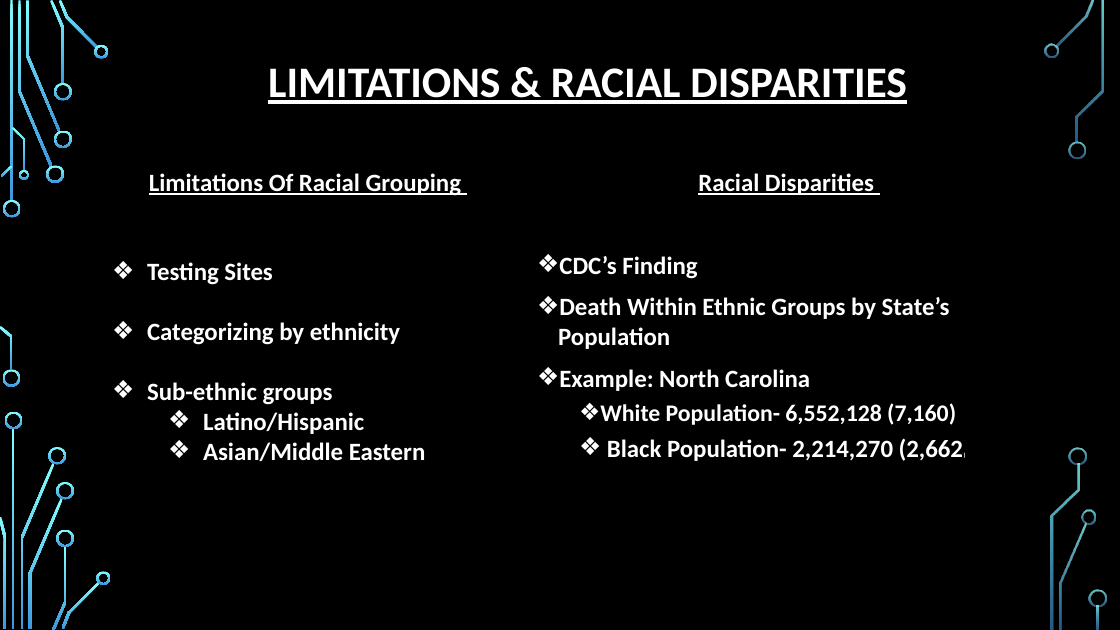
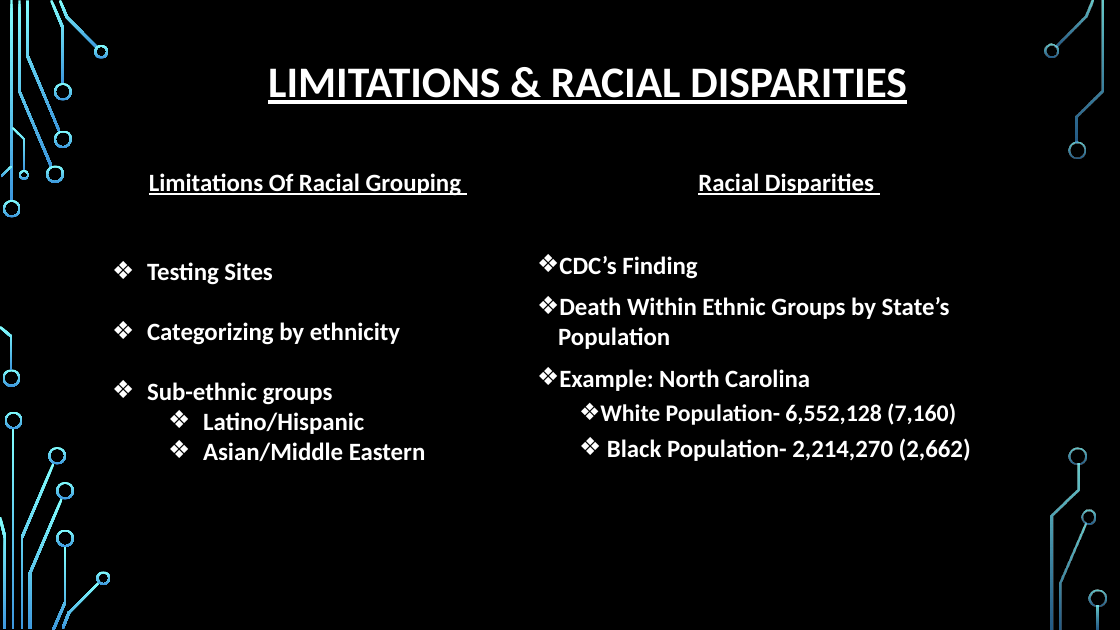
Before and after one commit to burnettaw/CMBKS-Group-5, a slide deck: slide 17 of Group_docs/Covid Analysis Project (BW,KT,CP,MS,SF).pptx (slide 16 before the commit). Drawn at 1120x630 pixels with LibreOffice and Linux fonts; fonts in the diff are those of the drawing; background and template pictures are left out. Boxes give left, top, right and bottom in pixels: in the first picture for what was removed or moved away, otherwise in the second. Text is boxed around its words. In the diff, an @@ line names an element or a change of style, - is before the commit and + after.

```diff
--- a/Group_docs/Covid Analysis Project (BW,KT,CP,MS,SF).pptx
+++ b/Group_docs/Covid Analysis Project (BW,KT,CP,MS,SF).pptx
@@ text at bbox=[607, 438, 971, 461]: size 4 to 16 pt in "(2,662)" @@
```
Also in this commit, not shown: 7 other slides changed, 4 slides added, 3 slides removed.
